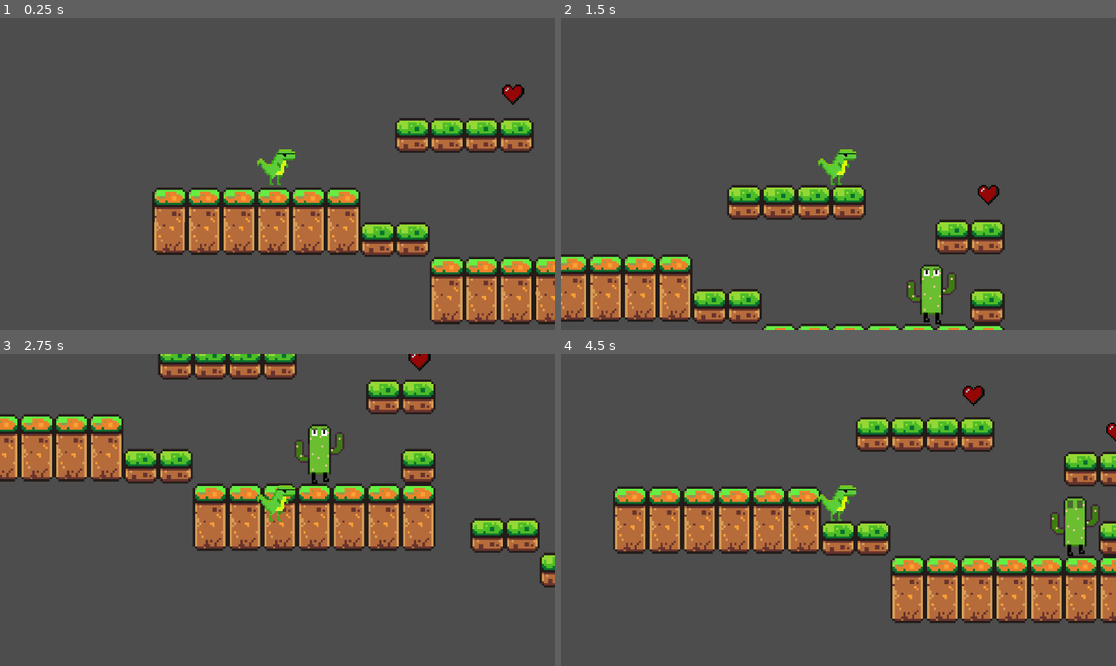
Above: before the commit, frames 1-4 (two rows, left to right).
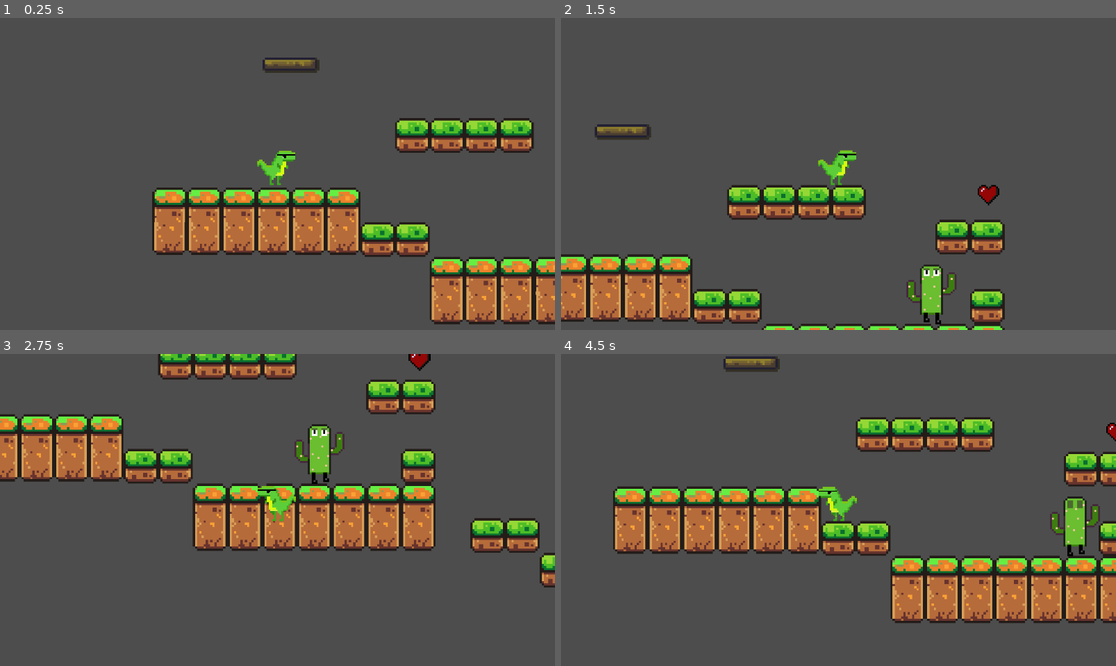
Above: after the commit, the same moments.

Repository: SummerHigh18/Dino
Game: Godot game, scene res://scenes/main.tscn
Two runs of this game, one before a commit and one after it. Both use one fixed random seed, a clock stepped at 60 frames per second and the inputs below. Before the commit the project starts from res://main.tscn.
Inputs (mouse positions are in pixels of both pictures, inside the frame that each line leads up to):
- Up to frame 1 (0.25 s): no input
- Up to frame 2 (1.5 s): tap Enter at 0.5 s; move the mouse to (960, 158) at 0.52 s; hold Right (right) from 0.53 s (still down); tap Alt at 0.6 s; click (960, 158) at 0.67 s; tap W (jump) at 0.77 s; move the mouse to (727, 189) at 1.27 s; tap Shift at 1.35 s
- Up to frame 3 (2.75 s): tap W (jump) at 1.52 s; move the mouse to (333, 441) at 2.02 s; release Right (right) at 2.03 s; hold Left (left) from 2.03 s (still down); tap Alt at 2.1 s
- Up to frame 4 (4.5 s): move the mouse to (810, 572) at 2.77 s; release Left (left) at 2.78 s; hold Right (right) 2.78-4.28 s; tap Shift at 2.85, 4.35 s; click (810, 572) at 2.92 s; tap W (jump) at 3.02, 3.77 s; move the mouse to (1005, 556) at 3.52 s; tap Alt at 3.6 s; move the mouse to (672, 463) at 4.27 s; hold Left (left) from 4.28 s (still down)

The runs differ from the first frame. In frame 1, 0.8% of the frame differs, in the area x 46-95%, y 12-52%; in frame 2, 0.6%; in frame 3, 0.5%; in frame 4, 1.2%, in the area x 29-77%, y 0-54%.

Commit message:
added a platform and organised files

Diff:
--- a/area_2d.tscn
+++ b/scenes/area_2d.tscn
@@ -1,6 +1,6 @@
 [gd_scene format=3 uid="uid://fg6k85kg5qyx"]
 
-[ext_resource type="Script" uid="uid://d4gcx6eixxv88" path="res://area_2d.gd" id="1_gf172"]
+[ext_resource type="Script" uid="uid://d4gcx6eixxv88" path="res://scripts/area_2d.gd" id="1_gf172"]
 
 [node name="Death" type="Area2D" unique_id=1997320905]
 position = Vector2(486, 315)
--- a/cactus.tscn
+++ b/scenes/cactus.tscn
@@ -1,8 +1,8 @@
 [gd_scene format=3 uid="uid://bwva4c1tg0425"]
 
-[ext_resource type="Script" uid="uid://cgtyygcape41t" path="res://cactus.gd" id="1_l2xdd"]
-[ext_resource type="Texture2D" uid="uid://vl34s3wcujra" path="res://extra/cactus-Sheet.png" id="1_v3bmc"]
-[ext_resource type="PackedScene" uid="uid://fg6k85kg5qyx" path="res://area_2d.tscn" id="2_l2xdd"]
+[ext_resource type="Script" uid="uid://cgtyygcape41t" path="res://scripts/cactus.gd" id="1_l2xdd"]
+[ext_resource type="Texture2D" uid="uid://vl34s3wcujra" path="res://assets/cactus-Sheet.png" id="1_v3bmc"]
+[ext_resource type="PackedScene" uid="uid://fg6k85kg5qyx" path="res://scenes/area_2d.tscn" id="2_l2xdd"]
 
 [sub_resource type="AtlasTexture" id="AtlasTexture_pveng"]
 atlas = ExtResource("1_v3bmc")
--- a/heart.tscn
+++ b/scenes/heart.tscn
@@ -1,7 +1,7 @@
 [gd_scene format=3 uid="uid://blit1jcatfu1q"]
 
-[ext_resource type="Script" uid="uid://drsqm7x8x2fuo" path="res://heart.gd" id="1_7p8dj"]
-[ext_resource type="Texture2D" uid="uid://cyiict8pcj4sv" path="res://extra/heart.png" id="1_cixvg"]
+[ext_resource type="Script" uid="uid://drsqm7x8x2fuo" path="res://scripts/heart.gd" id="1_7p8dj"]
+[ext_resource type="Texture2D" uid="uid://cyiict8pcj4sv" path="res://assets/heart.png" id="1_cixvg"]
 
 [sub_resource type="CircleShape2D" id="CircleShape2D_cixvg"]
 radius = 14.035668
--- a/main.tscn
+++ b/scenes/main.tscn
@@ -1,19 +1,20 @@
 [gd_scene format=4 uid="uid://cqow47bch5ocs"]
 
-[ext_resource type="Script" uid="uid://80kl10p8d3vr" path="res://player.gd" id="1_h2yge"]
-[ext_resource type="Texture2D" uid="uid://c5b8pdrs11q00" path="res://extra/finaldino.png" id="2_1bvp3"]
-[ext_resource type="Texture2D" uid="uid://dbok3y42jtxu6" path="res://extra/Solid_white.png" id="2_h2yge"]
-[ext_resource type="Texture2D" uid="uid://bej048uiesd7p" path="res://extra/Sprite-0003.png" id="4_1bvp3"]
-[ext_resource type="Texture2D" uid="uid://u16lx2roa6im" path="res://extra/Sprite-0009.png" id="5_7mycd"]
-[ext_resource type="Texture2D" uid="uid://d20fclao2bb7w" path="res://extra/Sprite-ground.png" id="6_272bh"]
-[ext_resource type="Texture2D" uid="uid://bb8xdn1psqu6d" path="res://extra.png" id="7_272bh"]
-[ext_resource type="PackedScene" uid="uid://blit1jcatfu1q" path="res://heart.tscn" id="8_5vw27"]
-[ext_resource type="Texture2D" uid="uid://csrk52pwbypjj" path="res://extra/finaldino-Sheet-export.png" id="8_kek77"]
-[ext_resource type="PackedScene" uid="uid://fg6k85kg5qyx" path="res://area_2d.tscn" id="10_4c57u"]
-[ext_resource type="PackedScene" uid="uid://bwva4c1tg0425" path="res://cactus.tscn" id="11_efxa6"]
+[ext_resource type="Texture2D" uid="uid://dbok3y42jtxu6" path="res://assets/Solid_white.png" id="1_eb6dy"]
+[ext_resource type="Texture2D" uid="uid://bej048uiesd7p" path="res://assets/Sprite-0003.png" id="2_trceg"]
+[ext_resource type="Texture2D" uid="uid://u16lx2roa6im" path="res://assets/Sprite-0009.png" id="3_a8y0u"]
+[ext_resource type="Texture2D" uid="uid://d20fclao2bb7w" path="res://assets/Sprite-ground.png" id="4_jkv2x"]
+[ext_resource type="Texture2D" uid="uid://bb8xdn1psqu6d" path="res://assets/extra.png" id="5_jbj1t"]
+[ext_resource type="Texture2D" uid="uid://dth0n0gyiqyu" path="res://assets/platformm.png" id="6_muem4"]
+[ext_resource type="Script" uid="uid://80kl10p8d3vr" path="res://scripts/player.gd" id="7_dp3eg"]
+[ext_resource type="Texture2D" uid="uid://c5b8pdrs11q00" path="res://assets/finaldino.png" id="8_0ld40"]
+[ext_resource type="Texture2D" uid="uid://csrk52pwbypjj" path="res://assets/finaldino-Sheet-export.png" id="9_gqmmt"]
+[ext_resource type="PackedScene" uid="uid://blit1jcatfu1q" path="res://scenes/heart.tscn" id="10_yc10j"]
+[ext_resource type="PackedScene" uid="uid://fg6k85kg5qyx" path="res://scenes/area_2d.tscn" id="11_jscy8"]
+[ext_resource type="PackedScene" uid="uid://bwva4c1tg0425" path="res://scenes/cactus.tscn" id="12_pm3ni"]
 
 [sub_resource type="TileSetAtlasSource" id="TileSetAtlasSource_lquwl"]
-texture = ExtResource("2_h2yge")
+texture = ExtResource("1_eb6dy")
 0:0/0 = 0
 0:0/0/physics_layer_0/polygon_0/points = PackedVector2Array(-8, -8, 8, -8, 8, 8, -8, 8)
 1:0/0 = 0
@@ -304,7 +305,7 @@
 11:11/0/physics_layer_0/polygon_0/points = PackedVector2Array(-8, -8, 8, -8, 8, 8, -8, 8)
 
 [sub_resource type="TileSetAtlasSource" id="TileSetAtlasSource_7mycd"]
-texture = ExtResource("4_1bvp3")
+texture = ExtResource("2_trceg")
 0:5/0 = 0
 0:5/0/physics_layer_0/polygon_0/points = PackedVector2Array(-8, -5.036044, 8, -5.0102377, 8, 8, -8, 8)
 1:5/0 = 0
@@ -327,7 +328,7 @@
 7:6/0 = 0
 
 [sub_resource type="TileSetAtlasSource" id="TileSetAtlasSource_5vw27"]
-texture = ExtResource("5_7mycd")
+texture = ExtResource("3_a8y0u")
 0:0/0 = 0
 0:0/0/physics_layer_0/polygon_0/points = PackedVector2Array(1.2590103, 0.71943474, 8, 0.71943474, 8, 8, 0.35971832, 8)
 1:0/0 = 0
@@ -338,16 +339,23 @@
 1:1/0/physics_layer_0/polygon_0/points = PackedVector2Array(-8, -8, 1.7985878, -8, 0.35971832, 0.35971832, -8, 1.6187286)
 
 [sub_resource type="TileSetAtlasSource" id="TileSetAtlasSource_kek77"]
-texture = ExtResource("6_272bh")
+texture = ExtResource("4_jkv2x")
 0:0/0 = 0
 0:0/0/physics_layer_0/polygon_0/points = PackedVector2Array(-8, -8, 8, -8, 8, 8, -8, 8)
 
 [sub_resource type="TileSetAtlasSource" id="TileSetAtlasSource_4c57u"]
-texture = ExtResource("7_272bh")
+texture = ExtResource("5_jbj1t")
 0:0/0 = 0
 0:0/0/physics_layer_0/polygon_0/points = PackedVector2Array(-8, -8, 8, -8, 8, 8, -8, 8)
 0:1/0 = 0
 0:1/0/physics_layer_0/polygon_0/points = PackedVector2Array(-8, -8, 8, -8, 8, 8, -8, 8)
+
+[sub_resource type="TileSetAtlasSource" id="TileSetAtlasSource_ycdy4"]
+texture = ExtResource("6_muem4")
+0:0/0 = 0
+0:0/0/physics_layer_0/polygon_0/points = PackedVector2Array(-8, -4.2996063, 4.9138365, -3.5625315, 5.159528, 2.9483023, -8, 3.071148)
+1:0/0 = 0
+1:0/0/physics_layer_0/polygon_0/points = PackedVector2Array(-8, -4.2996063, 4.9138365, -3.5625315, 5.159528, 2.9483023, -8, 3.071148)
 
 [sub_resource type="TileSet" id="TileSet_7mycd"]
 physics_layer_0/collision_layer = 1
@@ -356,32 +364,33 @@
 sources/2 = SubResource("TileSetAtlasSource_5vw27")
 sources/3 = SubResource("TileSetAtlasSource_kek77")
 sources/4 = SubResource("TileSetAtlasSource_4c57u")
+sources/5 = SubResource("TileSetAtlasSource_ycdy4")
 
 [sub_resource type="RectangleShape2D" id="RectangleShape2D_1bvp3"]
 size = Vector2(69.375, 63)
 
 [sub_resource type="AtlasTexture" id="AtlasTexture_4c57u"]
-atlas = ExtResource("8_kek77")
+atlas = ExtResource("9_gqmmt")
 region = Rect2(0, 0, 256, 256)
 
 [sub_resource type="AtlasTexture" id="AtlasTexture_efxa6"]
-atlas = ExtResource("8_kek77")
+atlas = ExtResource("9_gqmmt")
 region = Rect2(256, 0, 256, 256)
 
 [sub_resource type="AtlasTexture" id="AtlasTexture_dg77c"]
-atlas = ExtResource("8_kek77")
+atlas = ExtResource("9_gqmmt")
 region = Rect2(512, 0, 256, 256)
 
 [sub_resource type="AtlasTexture" id="AtlasTexture_ycdy4"]
-atlas = ExtResource("8_kek77")
+atlas = ExtResource("9_gqmmt")
 region = Rect2(768, 0, 256, 256)
 
 [sub_resource type="AtlasTexture" id="AtlasTexture_w48qg"]
-atlas = ExtResource("8_kek77")
+atlas = ExtResource("9_gqmmt")
 region = Rect2(1024, 0, 256, 256)
 
 [sub_resource type="AtlasTexture" id="AtlasTexture_vivmo"]
-atlas = ExtResource("8_kek77")
+atlas = ExtResource("9_gqmmt")
 region = Rect2(1280, 0, 256, 256)
 
 [sub_resource type="SpriteFrames" id="SpriteFrames_2cqfq"]
@@ -457,20 +466,20 @@
 texture_filter = 1
 position = Vector2(133.00003, 130.00002)
 scale = Vector2(4.5, 4.5)
-tile_map_data = PackedByteArray("AAAHAAUABAAAAAAAAAAIAAUABAA …(944 unchanged characters)… AAAAAAAAOAAYAAwAAAAAAAAAVAAYAAwAAAAAAAAA=")
+tile_map_data = PackedByteArray("AAAHAAUABAAAAAAAAAAIAAUABAA …(944 unchanged characters)… AAAAAAAAOAAYAAwAAAAAAAAAVAAYAAwAAAAAAAAAKAAEABQAAAAAAAAALAAEABQABAAAAAAA=")
 tile_set = SubResource("TileSet_7mycd")
 
 [node name="Player" type="CharacterBody2D" parent="." unique_id=937831323]
 z_index = 5
 position = Vector2(-76, 155)
 collision_layer = 2
-script = ExtResource("1_h2yge")
+script = ExtResource("7_dp3eg")
 
 [node name="Sprite2D" type="Sprite2D" parent="Player" unique_id=1553344277]
 visible = false
 position = Vector2(727, 238)
 scale = Vector2(0.4, 0.4)
-texture = ExtResource("2_1bvp3")
+texture = ExtResource("8_0ld40")
 
 [node name="CollisionShape2D" type="CollisionShape2D" parent="Player" unique_id=89628872]
 position = Vector2(971.3125, 225.5)
@@ -484,27 +493,22 @@
 position = Vector2(971.00006, 220)
 scale = Vector2(0.47, 0.47)
 sprite_frames = SubResource("SpriteFrames_2cqfq")
+autoplay = "default"
 frame_progress = 0.5099842
 
-[node name="Heart" parent="." unique_id=1191912140 instance=ExtResource("8_5vw27")]
+[node name="Heart" parent="." unique_id=1191912140 instance=ExtResource("10_yc10j")]
 position = Vector2(1684, 388)
 
 [node name="AnimationPlayer" type="AnimationPlayer" parent="Heart" unique_id=1715291270]
 libraries/ = SubResource("AnimationLibrary_4c57u")
 autoplay = &"hover-jump"
 
-[node name="Heart" parent="Heart" unique_id=1923355952 instance=ExtResource("8_5vw27")]
-position = Vector2(-298, -77)
-
-[node name="Heart2" parent="Heart" unique_id=1556455465 instance=ExtResource("8_5vw27")]
-position = Vector2(861, 140)
-
-[node name="Area2D" parent="." unique_id=1997320905 instance=ExtResource("10_4c57u")]
+[node name="Area2D" parent="." unique_id=1997320905 instance=ExtResource("11_jscy8")]
 position = Vector2(1347, 1143)
 
 [node name="CollisionShape2D" type="CollisionShape2D" parent="Area2D" unique_id=665912752]
 position = Vector2(1, -2)
 shape = SubResource("WorldBoundaryShape2D_efxa6")
 
-[node name="Cactus" parent="." unique_id=1438457270 instance=ExtResource("11_efxa6")]
+[node name="Cactus" parent="." unique_id=1438457270 instance=ExtResource("12_pm3ni")]
 position = Vector2(1543, 571)
--- a/player.gd
+++ b/scripts/player.gd
@@ -4,6 +4,7 @@
 const SPEED = 500.0
 const JUMP_VELOCITY = -1000.0
 
+@onready var animated_sprite: AnimatedSprite2D = $AnimatedSprite2D
 
 func _physics_process(delta: float) -> void:
 	# Add the gravity.
@@ -17,6 +18,11 @@
 	# Get the input direction and handle the movement/deceleration.
 	# As good practice, you should replace UI actions with custom gameplay actions.
 	var direction := Input.get_axis("left", "right")
+
+	if direction > 0:
+		animated_sprite.flip_h = false
+	elif direction < 0:
+		animated_sprite.flip_h = true
 	if direction:
 		velocity.x = direction * SPEED
 	else:
Renamed: extra/Solid_white.png -> assets/Solid_white.png
Not shown, changed: assets/Solid_white.png.import
Renamed: extra/Sprite-0002.png -> assets/Sprite-0002.png
Not shown, changed: assets/Sprite-0002.png.import
Renamed: extra/Sprite-0003.png -> assets/Sprite-0003.png
Not shown, changed: assets/Sprite-0003.png.import
Renamed: extra/Sprite-0009.aseprite -> assets/Sprite-0009.aseprite
Renamed: extra/Sprite-0009.png -> assets/Sprite-0009.png
Not shown, changed: assets/Sprite-0009.png.import
Renamed: extra/Sprite-ground.png -> assets/Sprite-ground.png
Not shown, changed: assets/Sprite-ground.png.import
Renamed: extra/cactus-Sheet.png -> assets/cactus-Sheet.png
(and 20 more such lines)
